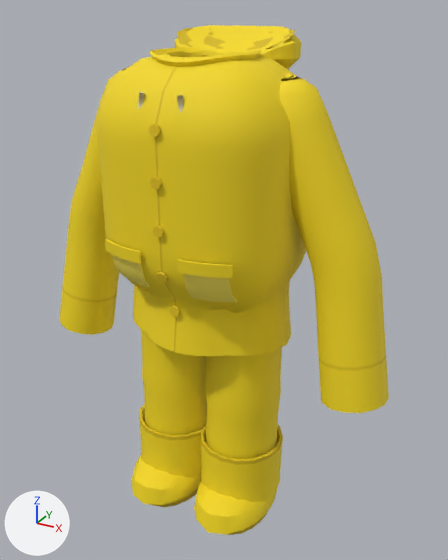
The FBX model Character_Cosmetics/Roblox_Ready/03_Raincoat/03_Raincoat.fbx: old version first, new version second.
Before and after are seen from a 50 mm camera at (1.79, -3.05, 3.48) aimed at (0.07, 0.08, 1.91). Every picture has the same lights, and +X, +Y and +Z are marked at lower left. The picture after the commit comes second. Vertices at exactly the same position are counted once.

In view in the first picture: '03_Raincoat_Bottom', '03_Raincoat_Feet', '03_Raincoat_Top'.
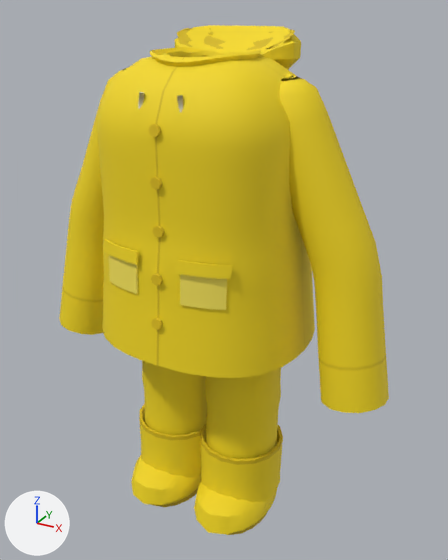
Where the change shows, as pixel boxes (x1, y1, x2, y2) in the pictures (448 x 560 px; the box of a moved part takes in the faces that stretch with it):
part 1 of me_03_raincoat_top, moved or reshaped
    before: (157, 271, 168, 282)
    after: (151, 273, 163, 285)
part 2 of me_03_raincoat_top, moved or reshaped
    before: (169, 305, 181, 317)
    after: (151, 318, 163, 330)
part 3 of me_03_raincoat_top, moved or reshaped
    before: (105, 239, 142, 264)
    after: (104, 239, 139, 265)
part 4 of me_03_raincoat_top, moved or reshaped
    before: (177, 259, 233, 278)
    after: (175, 260, 232, 279)
part 5 of me_03_raincoat_top, moved or reshaped
    before: (104, 214, 306, 356)
    after: (102, 214, 315, 378)
part 6 of me_03_raincoat_top, shading changed
    before: (93, 214, 318, 356)
    after: (93, 214, 318, 378)

Edits to the bpy script that builds the scene:
```text
Change me_03_raincoat_top:
    used by ob_03_raincoat_top; location = (0.0, 0.0, 0.0)
    remove me_03_raincoat_top.from_pydata(...)  # 2652 vertices, 2736 faces; spans x -1.18..1.18, y -0.53..0.56, z 1.38..3.38
    add me_03_raincoat_top.from_pydata(...)  # 2652 vertices, 2736 faces; spans x -1.18..1.18, y -0.58..0.58, z 1.38..3.38
    me_03_raincoat_top part 1: the loose piece of 18 vertices spanning x -0.03..0.03, y -0.51..-0.47, z 2.1..2.17 is multiplied about its middle by the matrix ((1.0, -0.025, -0.008), (0.026, 0.943, 0.333), (-0.001, -0.333, 0.943)), then moved by (0.0, -0.05, 0.0)
    me_03_raincoat_top part 2: the loose piece of 18 vertices spanning x -0.03..0.03, y -0.4..-0.37, z 1.85..1.91 is moved by (0.0, -0.18, 0.0)
    me_03_raincoat_top part 3: the loose piece of 20 vertices spanning x -0.41..-0.12, y -0.53..-0.44, z 2.2..2.27 is moved by (0.0, -0.02, 0.0)
    me_03_raincoat_top part 4: the loose piece of 20 vertices spanning x 0.12..0.41, y -0.53..-0.44, z 2.2..2.27 is multiplied about its middle by the matrix ((1.009, -0.025, -0.036), (0.03, 0.996, 0.162), (0.032, -0.163, 0.996)), then moved by (0.0, -0.02, 0.0)
    me_03_raincoat_top part 5: 592 of 2652 vertices moved; they spanned x -0.59..0.59, y -0.5..0.5, z 1.6..2.29 and now span x -0.66..0.66, y -0.58..0.58, z 1.62..2.29; mean shift (0.0, 0.0, 0.0); largest move (0.16, 0.24, 1.81) -> (0.34, 0.51, 1.81)
    me_03_raincoat_top part 6: edges marked sharp go from 743 to 696
```
